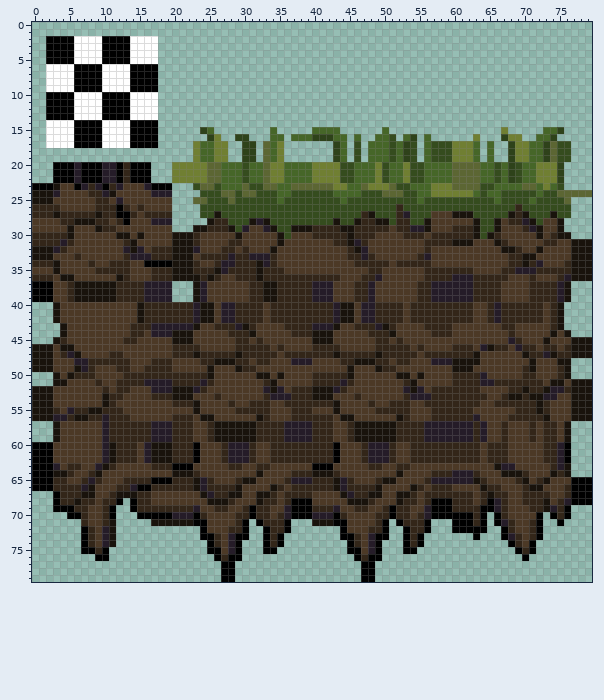
File history of a sprite sheet, treeoflife/tilesets/tDirt/output_tileset.png. The picture above was drawn from the file before the commit.
The file is 80x80 pixels.
The result:
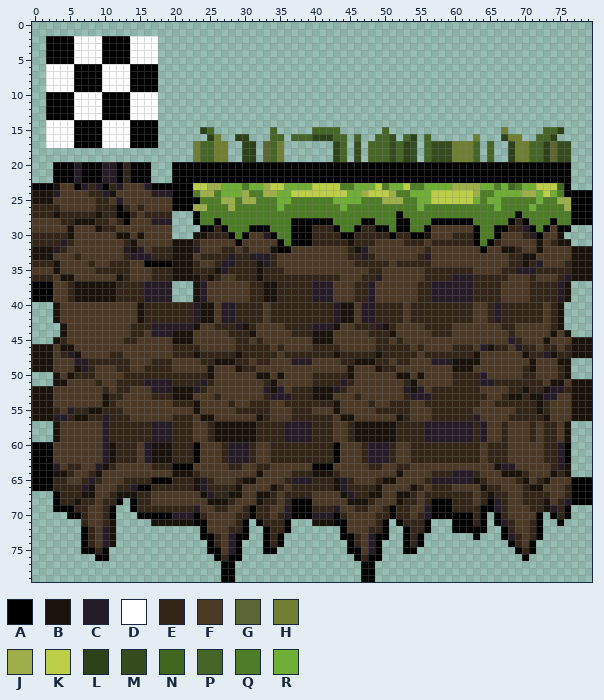
Palette (. is transparent): A #000000  B #19130c  C #251c28  D #ffffff  E #332619  F #4c3926  G #5c6633  H #707f32  J #9eaf4a  K #bdce48  L #2e421a  M #354c1e  N #406720  P #466628  Q #4d7d26  R #70af36
The edit:
Changed rows in their new state; - is an unchanged pixel.
first column x 20:
20 AAAAAAAAAAAAAAAAAAAAAAAAAAAAAAAAAAAAAAAAAAAAAAAAAAAAAAAAA---
21 AAAAAAAAAAAAAAAAAAAAAAAAAAAAAAAAAAAAAAAAAAAAAAAAAAAAAAAAA---
22 AAAAAAAAAAAAAAAAAAAAAAAAAAAAAAAAAAAAAAAAAAAAAAAAAAAAAAAAA---
23 AAAKKJJRRRQRRJKKRRRRKKKKQQRRRKQRRKQQRRRRJJJJRRQRNQRRKKKNA---
24 AAAQJJQRRRJQQJJRRKKKKKKKKRRJKKKJQQRRRKKKKKKJQQRRRRJJRKRQAAAA
25 AAAAQQQJJQJJQQQRRQQQQQQRRRRQQQJJJQQRRKKKKKKRQRRQQQQQRQQJJAAA
26 AAAJJQQQJQQQQQQRQQQQQQQQRQQQQQQQQQQRQQQQQQQQQQRQQQQRQQQQJAAA
27 ---AQQQQQQQQQQQQQQQQQQQQQQQQQQQQAQQQQQQQQQQQQQQQQAQQQQQQQAAA
28 ---AQQAQQQQQQQQQQAAAAAAQQQQAAQQQAAQQQAAAAAAQQQQQA-AQQQAQQAAA
29 ---.AA-AQQQAAAQQQAAA---AQQA--AAQAAQQA---FFFAQQAAEECAQA-AA---
30 ...BBEEEAQA--CAQQAAA----AA---EEAE-AABFFF---AQQA---ECA-F-.---
31 --------FA-----AQAAAEEE---E-E----EEEF---EEEAQAEF----BF-BB...
32 ---------------AA---------------------------A---------------
Boxes around the changes in both pictures, in picture pixels (x1, y1, x2, y2):
changed: (172, 162, 592, 253)
